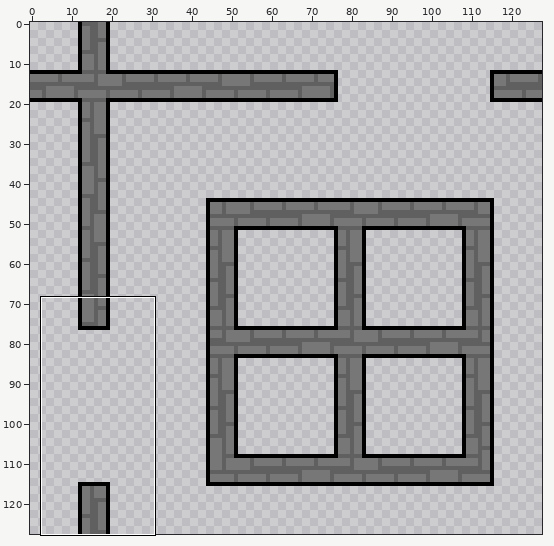
Two states of a sprite sheet, img/tilemaps/walls.png. Above: a wide view before the commit, with the close-up outlined.
Close-up. Before:
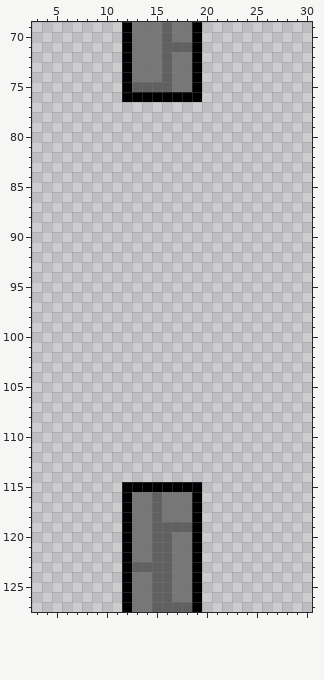
The file is 128x128 pixels. Shown: x 3..30, y 69..127. The commit also changed other parts of the picture, which this record leaves out.
Now the later version:
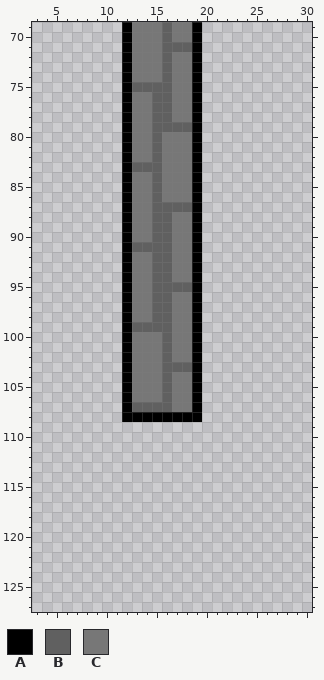
Palette (. is transparent): A #000000  B #606060  C #777777
From old to new:
@@ x 10..21 @@
  75 ..ABBBBCCA..
- 76 ..AAAAAAAA..
- 77 ............
- 78 ............
- 79 ............
- 80 ............
- 81 ............
- 82 ............
- 83 ............
- 84 ............
- 85 ............
- 86 ............
- 87 ............
- 88 ............
- 89 ............
- 90 ............
- 91 ............
- 92 ............
- 93 ............
- 94 ............
- 95 ............
- 96 ............
- 97 ............
- 98 ............
- 99 ............
-100 ............
-101 ............
-102 ............
-103 ............
-104 ............
-105 ............
-106 ............
-107 ............
-108 ............
+ 76 ..ACCBBCCA..
+ 77 ..ACCBBCCA..
+ 78 ..ACCBBCCA..
+ 79 ..ACCBBBBA..
+ 80 ..ACCBCCCA..
+ 81 ..ACCBCCCA..
+ 82 ..ACCBCCCA..
+ 83 ..ABBBCCCA..
+ 84 ..ACCBCCCA..
+ 85 ..ACCBCCCA..
+ 86 ..ACCBCCCA..
+ 87 ..ACCBBBBA..
+ 88 ..ACCBBCCA..
+ 89 ..ACCBBCCA..
+ 90 ..ACCBBCCA..
+ 91 ..ABBBBCCA..
+ 92 ..ACCBBCCA..
+ 93 ..ACCBBCCA..
+ 94 ..ACCBBCCA..
+ 95 ..ACCBBBBA..
+ 96 ..ACCBBCCA..
+ 97 ..ACCBBCCA..
+ 98 ..ACCBBCCA..
+ 99 ..ABBBBCCA..
+100 ..ACCCBCCA..
+101 ..ACCCBCCA..
+102 ..ACCCBCCA..
+103 ..ACCCBBBA..
+104 ..ACCCBCCA..
+105 ..ACCCBCCA..
+106 ..ACCCBCCA..
+107 ..ABBBBCCA..
+108 ..AAAAAAAA..
 109 ............
@@ x 10..21 @@
 114 ............
-115 ..AAAAAAAA..
-116 ..ACCBCCCA..
-117 ..ACCBCCCA..
-118 ..ACCBCCCA..
-119 ..ACCBBBBA..
-120 ..ACCBBCCA..
-121 ..ACCBBCCA..
-122 ..ACCBBCCA..
-123 ..ABBBBCCA..
-124 ..ACCBBCCA..
-125 ..ACCBBCCA..
-126 ..ACCBBCCA..
-127 ..ACCBBBBA..
+115 ............
+116 ............
+117 ............
+118 ............
+119 ............
+120 ............
+121 ............
+122 ............
+123 ............
+124 ............
+125 ............
+126 ............
+127 ............
Pixel boxes of the changes (left, top, right, bottom) in both close-ups:
changed: (122, 92, 202, 422)
erased: (122, 482, 202, 612)
